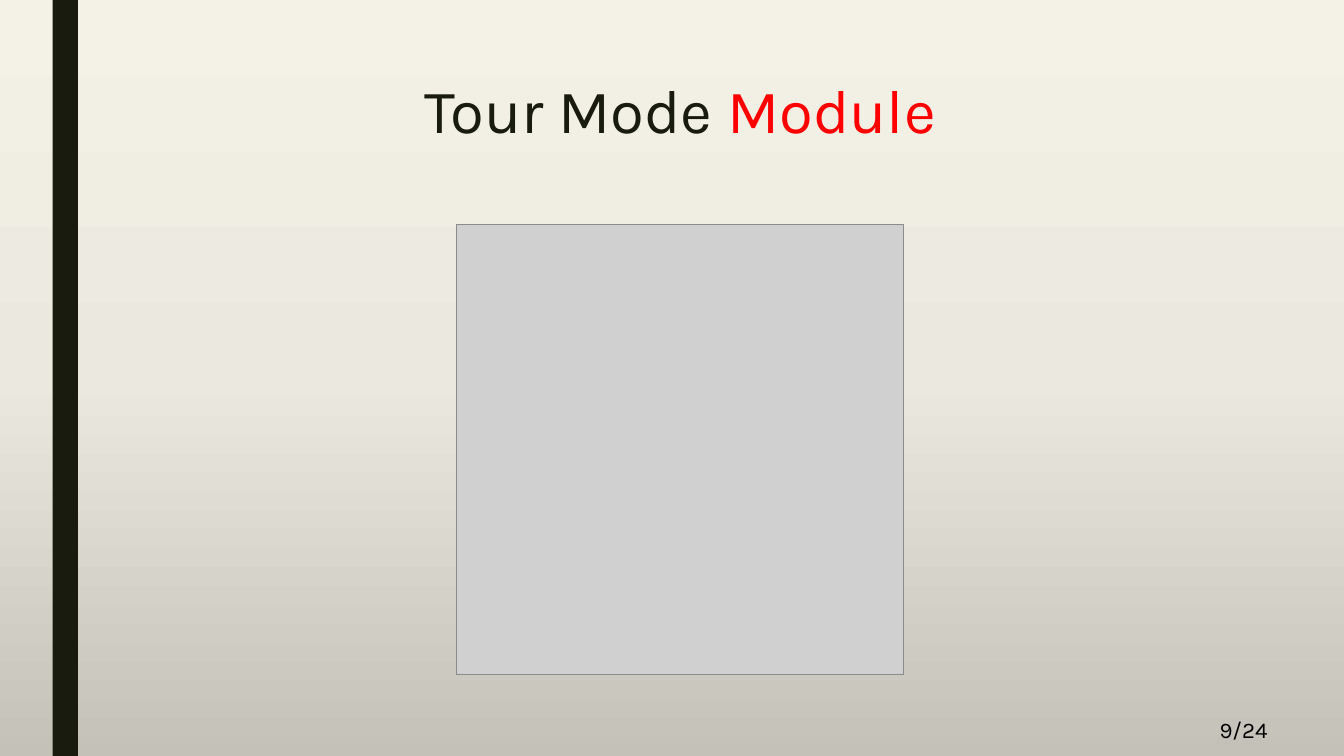
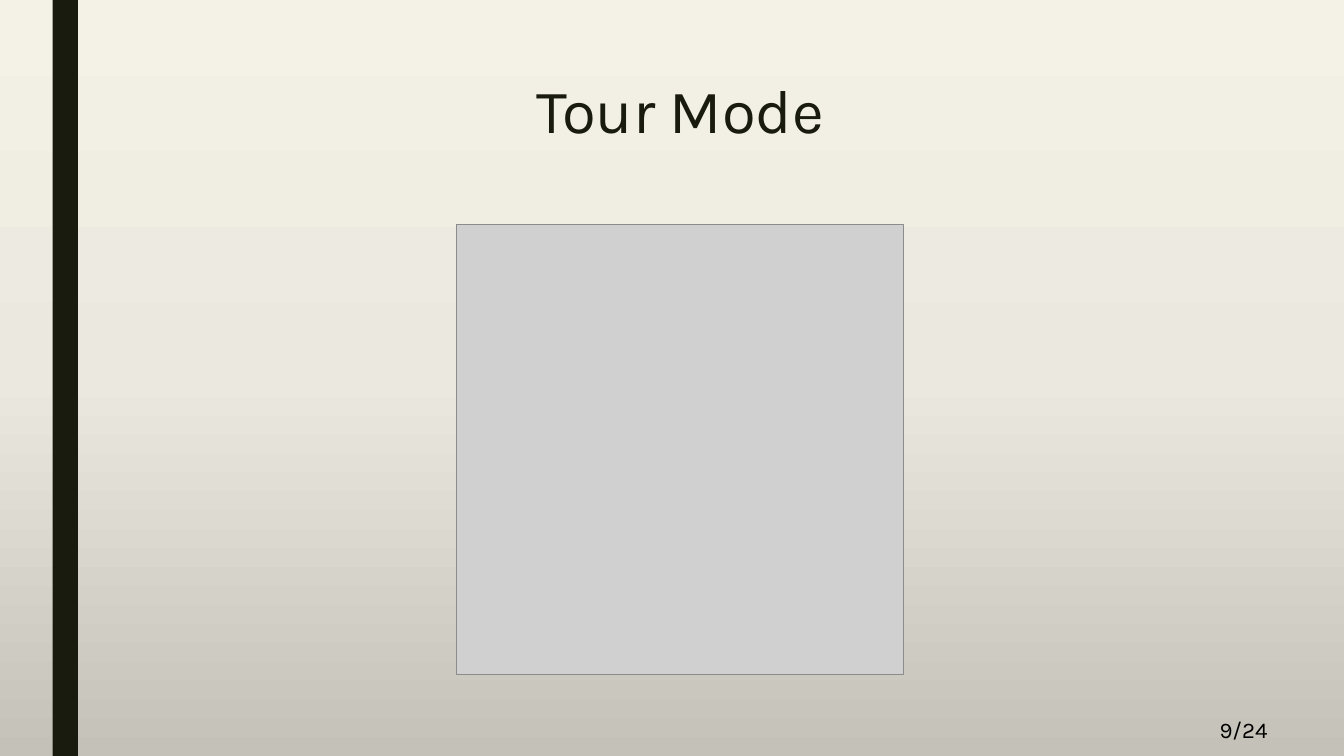
Before and after one commit to A-3li/Capstone, a slide deck: slide 9 of Final[2508].pptx. Drawn at 1344x756 pixels with LibreOffice and Linux fonts; fonts in the diff are those of the drawing; grey boxes stand for pictures. Boxes give left, top, right and bottom in pixels: in the first picture for what was removed or moved away, otherwise in the second. Text is boxed around its words. In the diff, an @@ line names an element or a change of style, - is before the commit and + after.

```diff
--- a/Final[2508].pptx
+++ b/Final[2508].pptx
@@ title at [536,91,824,134]: text changed @@
-Tour Mode Module
+Tour Mode
```
Also in this commit, not shown: 3 other slides changed.
